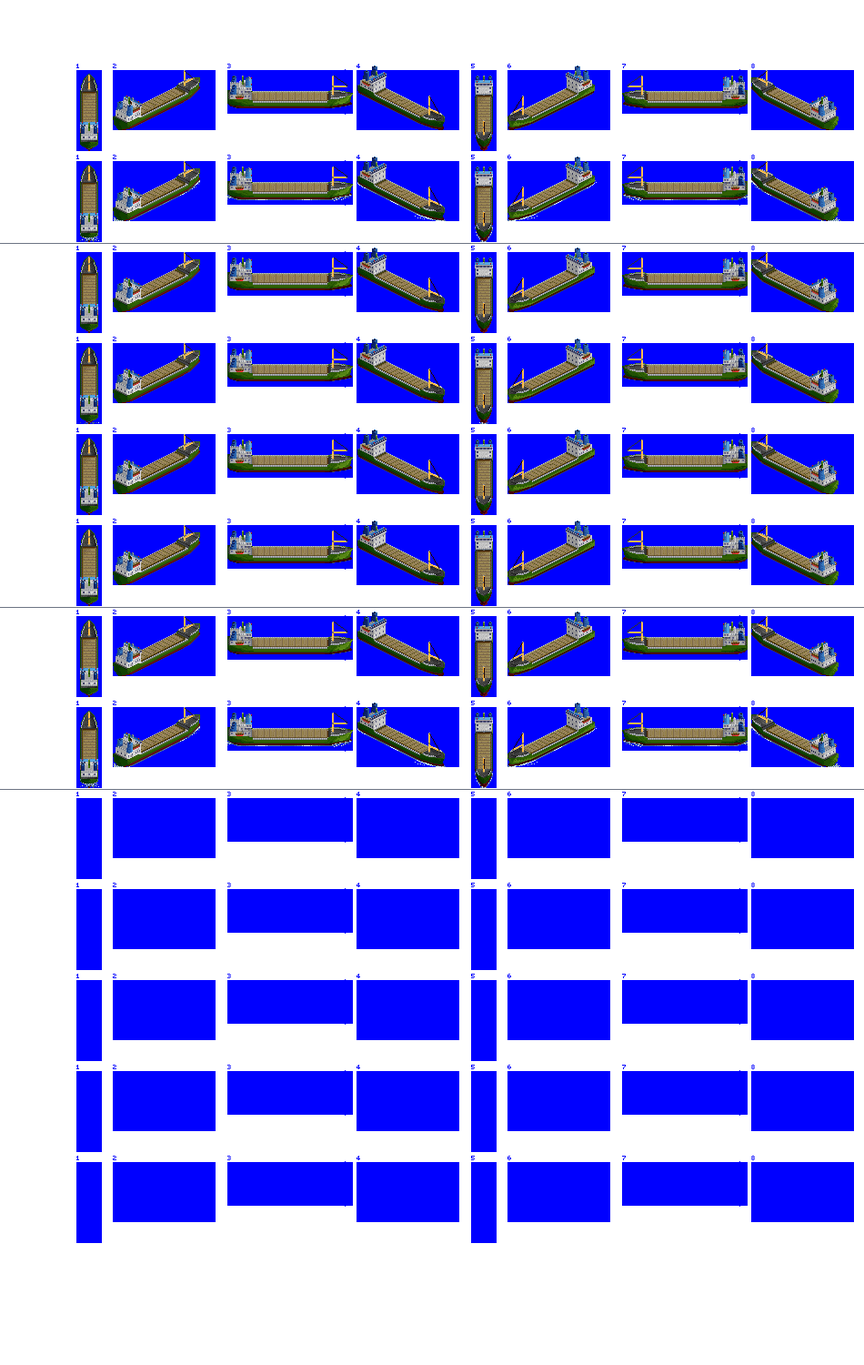
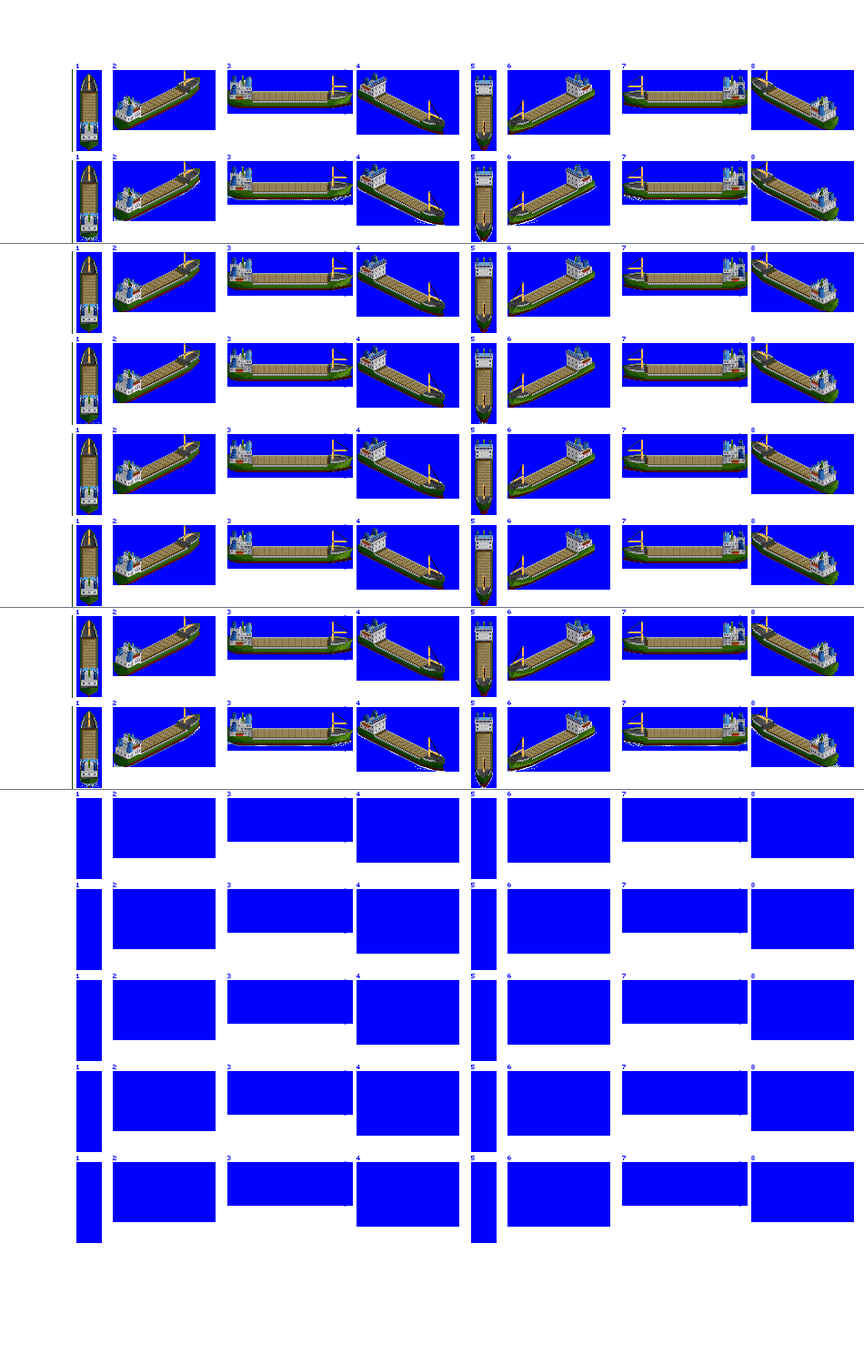
Layer changes from the first 864 × 1365 image to the second:
painted on "prop / bow wash" over [357, 180, 597, 772]
painted on "feeder" over [71, 65, 595, 789]
painted on "blue bg" over [356, 130, 611, 1227]
